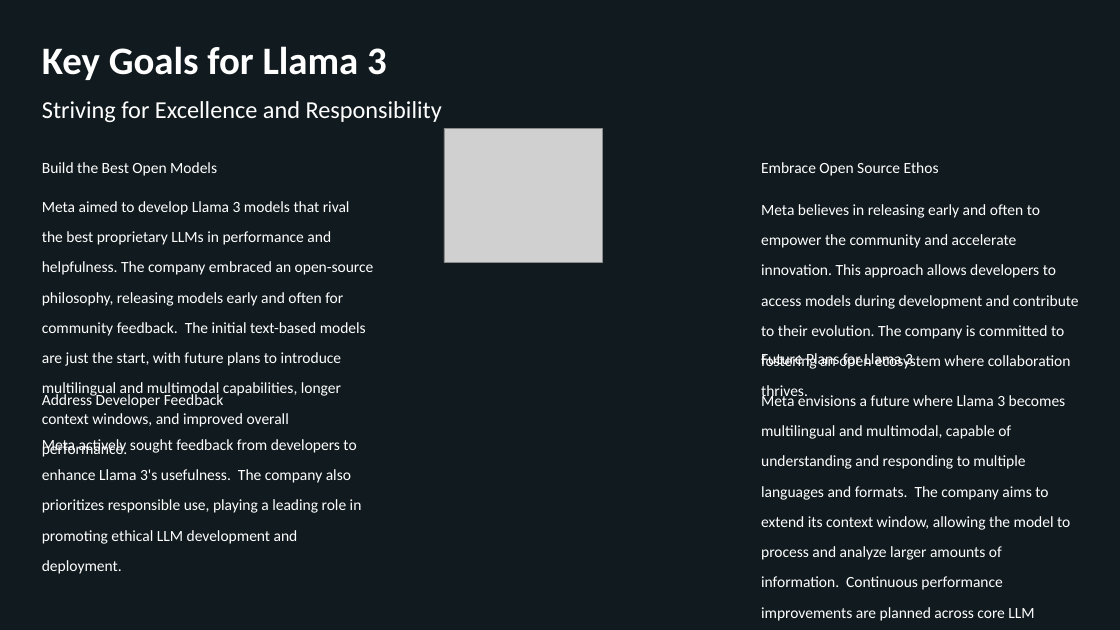
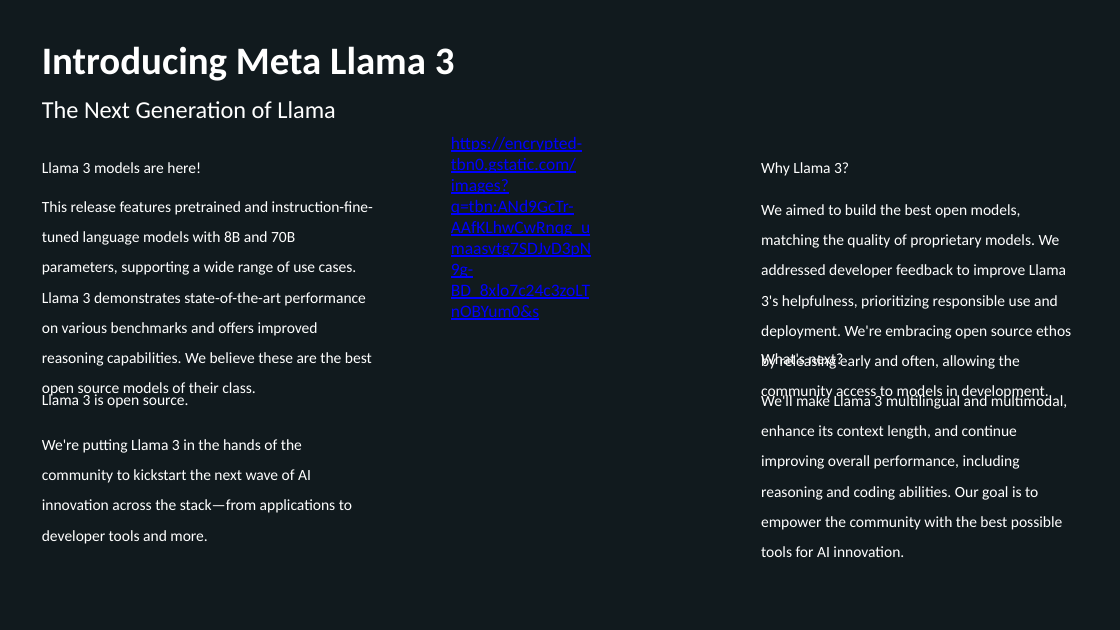
Before and after one commit to KarthikAvinash/Content-ppt-video-generator, a slide deck: slide 2 of updated_presentation.pptx. Drawn at 1120x630 pixels with LibreOffice and Linux fonts; fonts in the diff are those of the drawing; grey boxes stand for pictures; background and template pictures are left out; a plain dark background stands for a picture behind light text. Boxes give left, top, right and bottom in pixels: in the first picture for what was removed or moved away, otherwise in the second. Text is boxed around its words. In the diff, an @@ line names an element or a change of style, - is before the commit and + after.

Commit message:
images replaced with url

```diff
--- a/updated_presentation.pptx
+++ b/updated_presentation.pptx
@@ text at (42, 46, 455, 81): text changed @@
-Key Goals for Llama 3
+Introducing Meta Llama 3
@@ text at (42, 101, 335, 118): text changed @@
-Striving for Excellence and Responsibility
+The Next Generation of Llama
@@ picture removed at (444, 128, 602, 262) @@
@@ text added at (451, 137, 590, 320), 18 pt, text #0000FF, underline @@
+https://encrypted-tbn0.gstatic.com/images?q=tbn:ANd9GcTr-AAfKLhwCwRnqg_umaasvtg7SDJvD3pN9g-BD_8xlo7c24c3zoLTnOBYum0&s
@@ text at (42, 162, 201, 173): text changed @@
-Build the Best Open Models
+Llama 3 models are here!
@@ text at (761, 162, 849, 176): text changed @@
-Embrace Open Source Ethos
+Why Llama 3?
@@ text at (42, 201, 373, 398): text changed @@
-Meta aimed to develop Llama 3 models that rival the best proprietary LLMs in performance and helpfulness. The company embraced an open-source philosophy, releasing models early and often for community feedback. The initial text-based models are just the start, with future plans to introduce multilingual and multimodal capabilities, longer context windows, and improved overall performance.
+This release features pretrained and instruction-fine-tuned language models with 8B and 70B parameters, supporting a wide range of use cases. Llama 3 demonstrates state-of-the-art performance on various benchmarks and offers improved reasoning capabilities. We believe these are the best open source models of their class.
@@ text at (761, 204, 1071, 401): text changed @@
-Meta believes in releasing early and often to empower the community and accelerate innovation. This approach allows developers to access models during development and contribute to their evolution. The company is committed to fostering an open ecosystem where collaboration thrives.
+We aimed to build the best open models, matching the quality of proprietary models. We addressed developer feedback to improve Llama 3's helpfulness, prioritizing responsible use and deployment. We're embracing open source ethos by releasing early and often, allowing the community access to models in development.
@@ text at (761, 353, 843, 369): text changed @@
-Future Plans for Llama 3
+What's next?
@@ text at (42, 392, 189, 408): text changed @@
-Address Developer Feedback
+Llama 3 is open source.
@@ text at (761, 393, 1067, 557): text changed @@
-Meta envisions a future where Llama 3 becomes multilingual and multimodal, capable of understanding and responding to multiple languages and formats. The company aims to extend its context window, allowing the model to process and analyze larger amounts of information. Continuous performance improvements are planned across core LLM capabilities like reasoning and coding, pushing the boundaries of AI.
+We'll make Llama 3 multilingual and multimodal, enhance its context length, and continue improving overall performance, including reasoning and coding abilities. Our goal is to empower the community with the best possible tools for AI innovation.
@@ text at (42, 439, 352, 544): text changed @@
-Meta actively sought feedback from developers to enhance Llama 3's usefulness. The company also prioritizes responsible use, playing a leading role in promoting ethical LLM development and deployment.
+We're putting Llama 3 in the hands of the community to kickstart the next wave of AI innovation across the stack—from applications to developer tools and more.
```
Also in this commit, not shown: 2 other slides changed, 3 other files.
